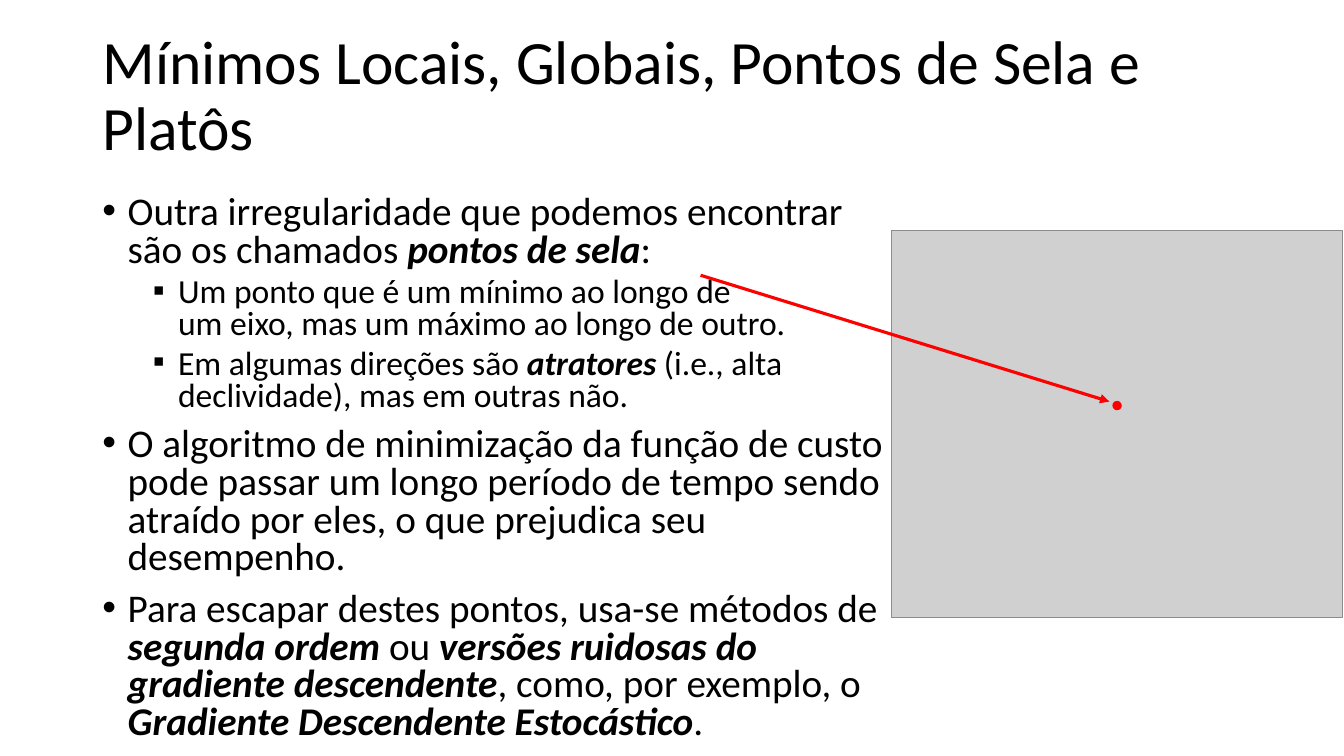
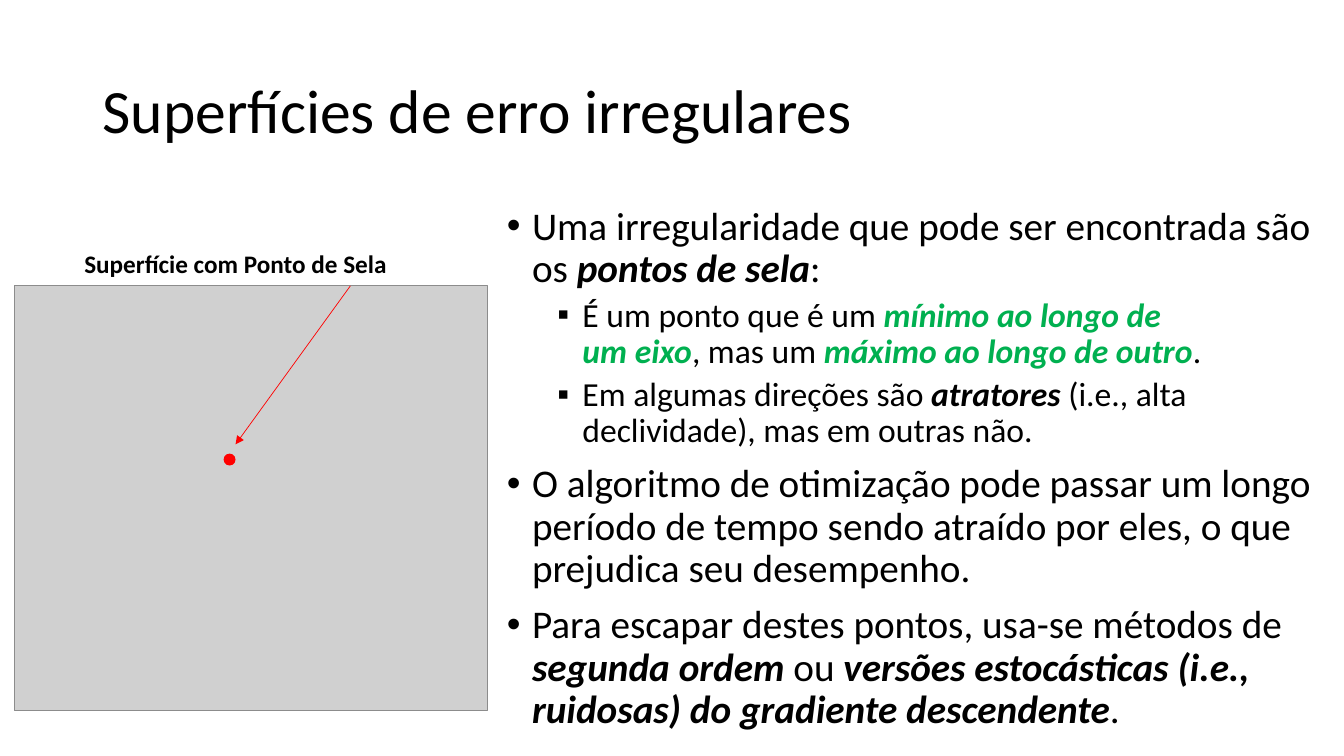
Before and after one commit to zz4fap/t320_aprendizado_de_maquina, a slide deck: slide 10 of slides/T320_Redes_Neurais_Artificiais (Parte III).pptx (slide 8 before the commit). Drawn at 1344x756 pixels with LibreOffice and Linux fonts; fonts in the diff are those of the drawing; grey boxes stand for pictures. Boxes give left, top, right and bottom in pixels: in the first picture for what was removed or moved away, otherwise in the second. Text is boxed around its words. In the diff, an @@ line names an element or a change of style, - is before the commit and + after.

```diff
--- a/slides/T320_Redes_Neurais_Artificiais (Parte III).pptx
+++ b/slides/T320_Redes_Neurais_Artificiais (Parte III).pptx
@@ title removed at bbox=[102, 41, 1140, 151] @@
-Mínimos Locais, Globais, Pontos de Sela e Platôs
@@ title added at bbox=[102, 90, 852, 144], 44 pt, text #000000 @@
+Superfícies de erro irregulares
@@ text "Uma irregularidade que pode ser ...": place and size @@
-text "Uma irregularidade que pode ser ..." at bbox=[128, 197, 882, 736]
+text "Uma irregularidade que pode ser ..." at bbox=[532, 212, 1311, 730]
@@ text at bbox=[532, 212, 1311, 369]: text changed; size 28 to 24 pt @@
-• Outra irregularidade que podemos encontrar são os chamados pontos de sela:
-  ▪ Um ponto que é um mínimo ao longo de um eixo, mas um máximo ao longo de outro.
+• Uma irregularidade que pode ser encontrada são os pontos de sela:
+  ▪ É um ponto que é um mínimo ao longo de um eixo, mas um máximo ao longo de outro.
@@ picture removed at bbox=[892, 230, 1343, 617] @@
@@ text added at bbox=[84, 255, 386, 277], 18 pt, text #000000, bold @@
+Superfície com Ponto de Sela
@@ picture added at bbox=[14, 286, 487, 712] @@
@@ arrow added from (351, 286) to (236, 445), #FF0000 0.5 pt @@
@@ arrow removed from (701, 275) to (1110, 401) @@
@@ text at bbox=[582, 381, 1187, 447]: line spacing 0.8 to 0.9 @@
@@ ellipse removed at bbox=[1113, 401, 1121, 409] @@
@@ ellipse added at bbox=[224, 454, 236, 466], fill #FF0000 @@
@@ text at bbox=[532, 469, 1310, 730]: text changed @@
-• O algoritmo de minimização da função de custo pode passar um longo período de tempo sendo atraído por eles, o que prejudica seu desempenho.
-• Para escapar destes pontos, usa-se métodos de segunda ordem ou versões ruidosas do gradiente descendente, como, por exemplo, o Gradiente Descendente Estocástico.
+• O algoritmo de otimização pode passar um longo período de tempo sendo atraído por eles, o que prejudica seu desempenho.
+• Para escapar destes pontos, usa-se métodos de segunda ordem ou versões estocásticas (i.e., ruidosas) do gradiente descendente.
```
Also in this commit, not shown: 10 other slides changed, 7 slides added, 1 slide removed, 2 other files.
